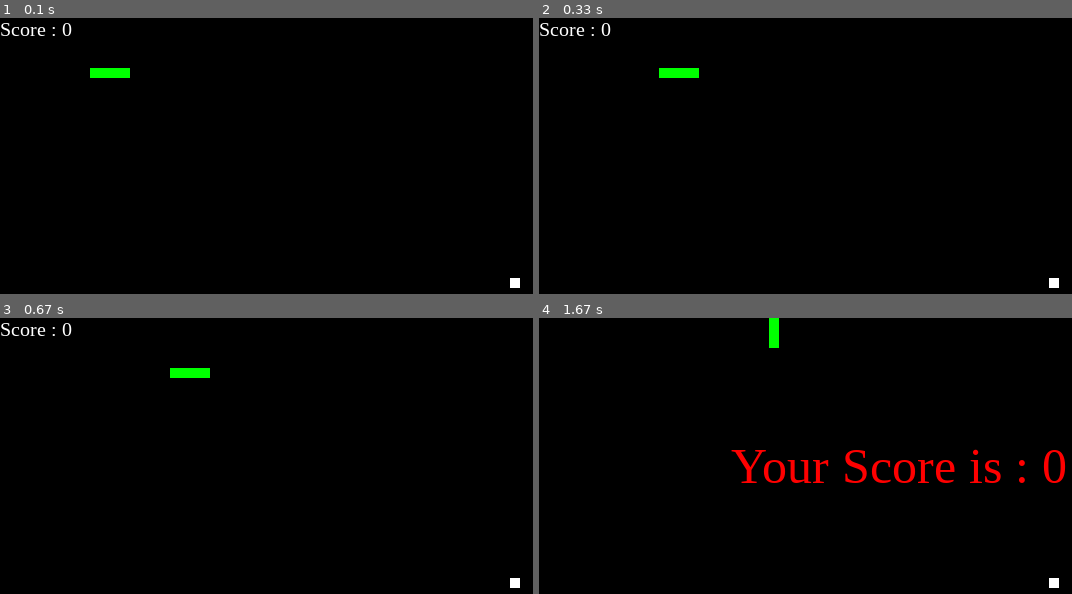
Above: before the commit, frames 1-4 (two rows, left to right).
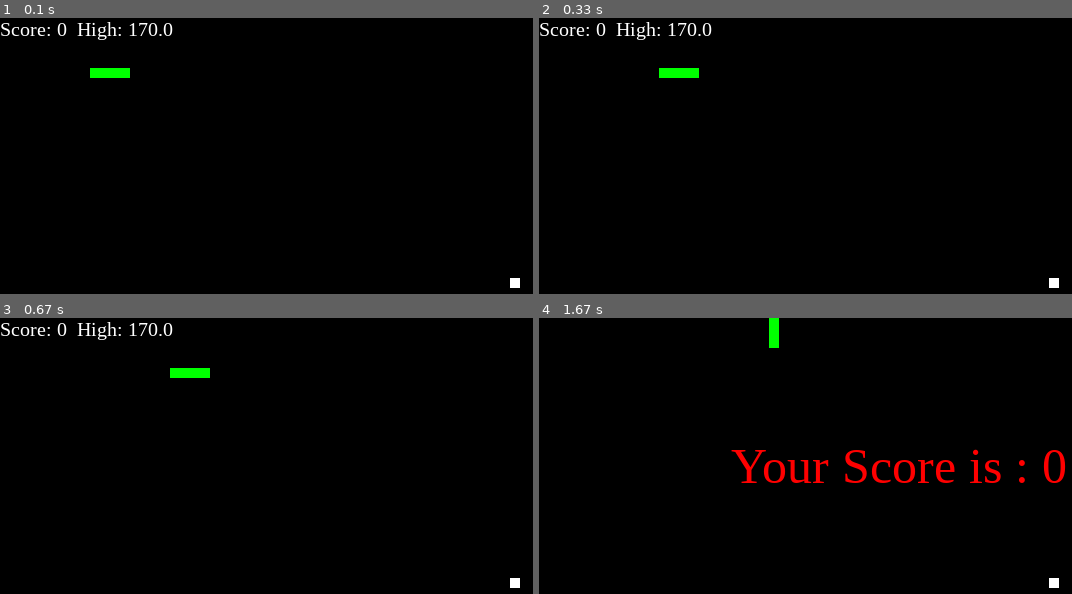
Above: after the commit, the same moments.

Repository: yarroww07/Pygame-based-Snake
Game: pygame game, started from trial1.py
Two runs of this game, one before a commit and one after it. Both use one fixed random seed, a clock stepped at 60 frames per second and the inputs below.
Inputs:
- Up to frame 1 (0.1 s): no input
- Up to frame 2 (0.33 s): no input
- Up to frame 3 (0.67 s): no input
- Up to frame 4 (1.67 s): hold Up 0.83-1.3 s

The runs differ from the first frame. In frame 1, 0.4% of the frame differs, in the area x 8-33%, y 1-8%; in frame 2, 0.4%; in frame 3, 0.4%; in frame 4, nothing differs.

Commit message:
added high score

Diff:
--- a/scores.csv
+++ b/scores.csv
@@ -1,3 +1,3 @@
-1000
-500
-4000
+10,score
+,170.0
+,10.0
--- a/trial1.py
+++ b/trial1.py
@@ -84,7 +84,8 @@
 
     # create the display surface object
     # score_surface
-    score_surface = score_font.render('Score : ' + str(score), True, color)
+    high_score = get_high_score()
+    score_surface = score_font.render(f'Score: {score}  High: {high_score}', True, color)
 
     # create a rectangular object for the text
     # surface object
@@ -92,6 +93,7 @@
 
     # displaying text
     game_window.blit(score_surface, score_rect)
+
 
 # game over function
 def game_over():
@@ -115,6 +117,8 @@
     game_window.blit(game_over_surface, game_over_rect)
     pygame.display.flip()
 
+    save_score(score)
+
     # after 2 seconds we will quit the program
     time.sleep(2)
 
@@ -123,6 +127,23 @@
 
     # quit the program
     quit()
+
+def save_score(score):
+    scores_sheet = "scores.csv"
+
+
+    df = pd.read_csv(scores_sheet)
+
+    new_row = pd.DataFrame({"score": [score]})
+    df = pd.concat([df, new_row], ignore_index=True)
+
+    df.to_csv(scores_sheet, index=False)
+
+
+def get_high_score():
+    df = pd.read_csv("scores.csv")
+    return df.max().max()
+
 
 
 # Main Function
@@ -202,6 +223,7 @@
     # displaying score continuously
     show_score(1, white, 'times new roman', 20)
 
+
     # Refresh game screen
     pygame.display.update()
 
